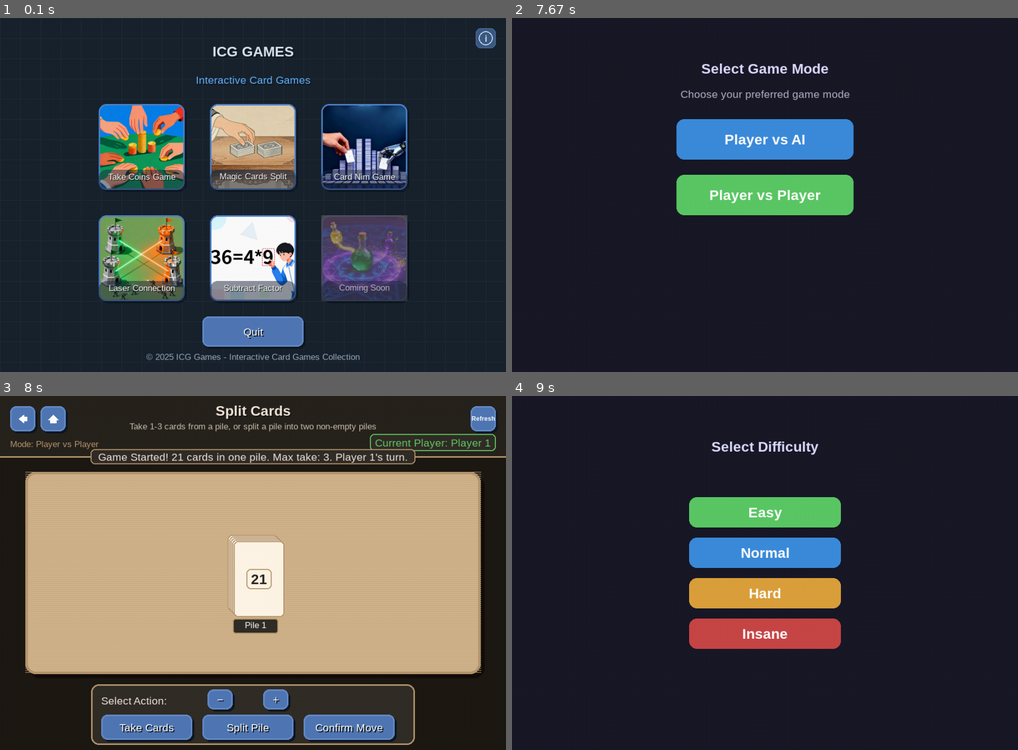
Above: before the commit, frames 1-4 (two rows, left to right).
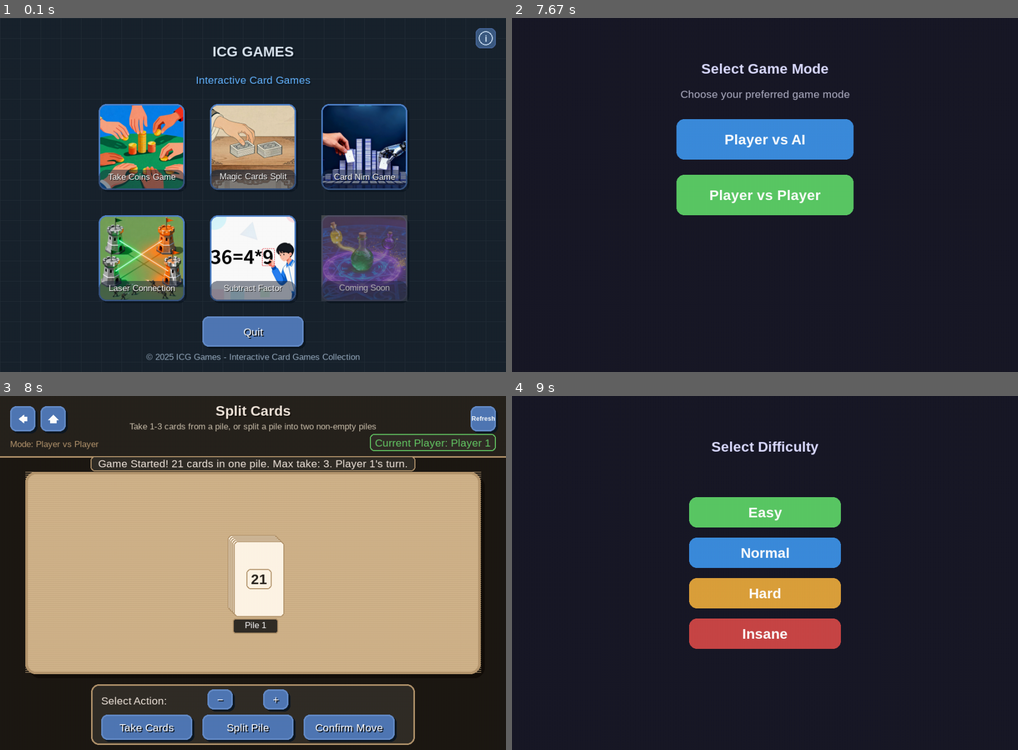
Above: after the commit, the same moments.

Repository: JieteXue/ICG-Games
Game: pygame game, started from main.py
Two runs of this game, one before a commit and one after it. Both use one fixed random seed, a clock stepped at 60 frames per second and the inputs below.
Inputs (mouse positions are in pixels of both pictures, inside the frame that each line leads up to):
- Up to frame 1 (0.1 s): no input
- Up to frame 2 (7.67 s): click "Take Coins Game" at 0.38 s; click "Player vs Player" at 0.72 s; click "Pos 1" at 1.05 s; tap Enter at 1.33, 4.33, 6.8 s; click (684, 177) at 1.72 s; click "Refresh" at 2.05 s; click (891, 262) at 2.38 s; click (790, 173) at 2.72 s; click (562, 39) at 3.05 s; click (785, 262) at 3.38 s; click "Player vs Player" at 3.72 s; click "Confirm Move" at 4.07 s; click (587, 99) at 4.73 s; tap Right at 5 s; click "−" at 5.8 s; click (704, 138) at 6.13 s; click (562, 39) at 7.2 s; click (770, 187) at 7.52 s
- Up to frame 3 (8 s): click "Player vs Player" at 7.85 s
- Up to frame 4 (9 s): click (562, 417) at 8.2 s; click (663, 516) at 8.52 s; click "Player vs AI" at 8.85 s

Frames 1-2 are identical in both runs. In frame 3, 2.0% of the frame differs, in the area x 17-83%, y 14-22%; in frame 4, nothing differs.

Commit message:
调节ui

Diff:
--- a/src/games/split_cards/ui.py
+++ b/src/games/split_cards/ui.py
@@ -98,11 +98,11 @@
             message_text = self.font_manager.medium.render(line, True, message_color)
             if i == 0:
                 message_bg_width = message_text.get_width() + 30
-                message_bg = pygame.Rect(SCREEN_WIDTH//2 - message_bg_width//2, 105,
+                message_bg = pygame.Rect(SCREEN_WIDTH//2 - message_bg_width//2, 119,
                                        message_bg_width, message_text.get_height() + 6)
                 pygame.draw.rect(self.screen, (50, 45, 40), message_bg, border_radius=8)
                 pygame.draw.rect(self.screen, (180, 150, 110), message_bg, 2, border_radius=8)
-            self.screen.blit(message_text, (SCREEN_WIDTH//2 - message_text.get_width()//2, 108 + i * 25))
+            self.screen.blit(message_text, (SCREEN_WIDTH//2 - message_text.get_width()//2, 121 + i * 25))
 
     def draw_card_piles(self, card_piles, selected_index, selected_action):
         """Draw all card piles on the table"""
--- a/src/ui/buttons.py
+++ b/src/ui/buttons.py
@@ -8,7 +8,7 @@
 
 class Button:
     """Represents a clickable button"""
-    def __init__(self, x, y, width, height, text, font_manager, icon=None, tooltip=""):
+    def __init__(self, x, y, width, height, text, font_manager, icon=None, tooltip="",visible=True):
         self.rect = pygame.Rect(x, y, width, height)
         self.text = text
         self.font_manager = font_manager
@@ -18,8 +18,11 @@
         self.tooltip = tooltip  # 添加提示文本
         self.tooltip_timer = 0  # 提示显示计时器
         self.show_tooltip = False  # 是否显示提示
+        self.visible = visible  # 控制按钮可见性
 
     def draw(self, surface):
+        if not self.visible:
+            return
         """Draw the button on the surface with enhanced styling"""
         # 确保字体已初始化
         self.font_manager.ensure_initialized()
